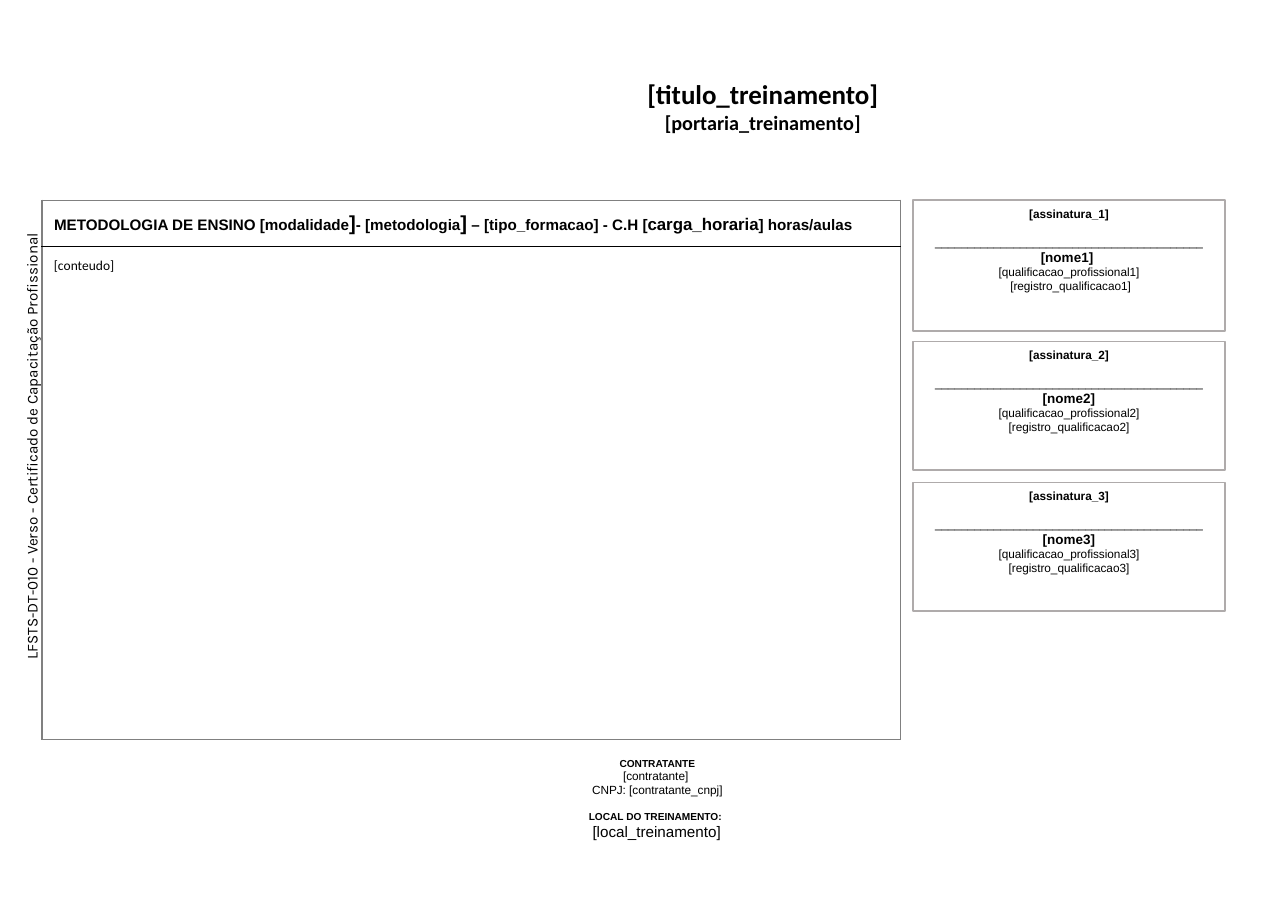
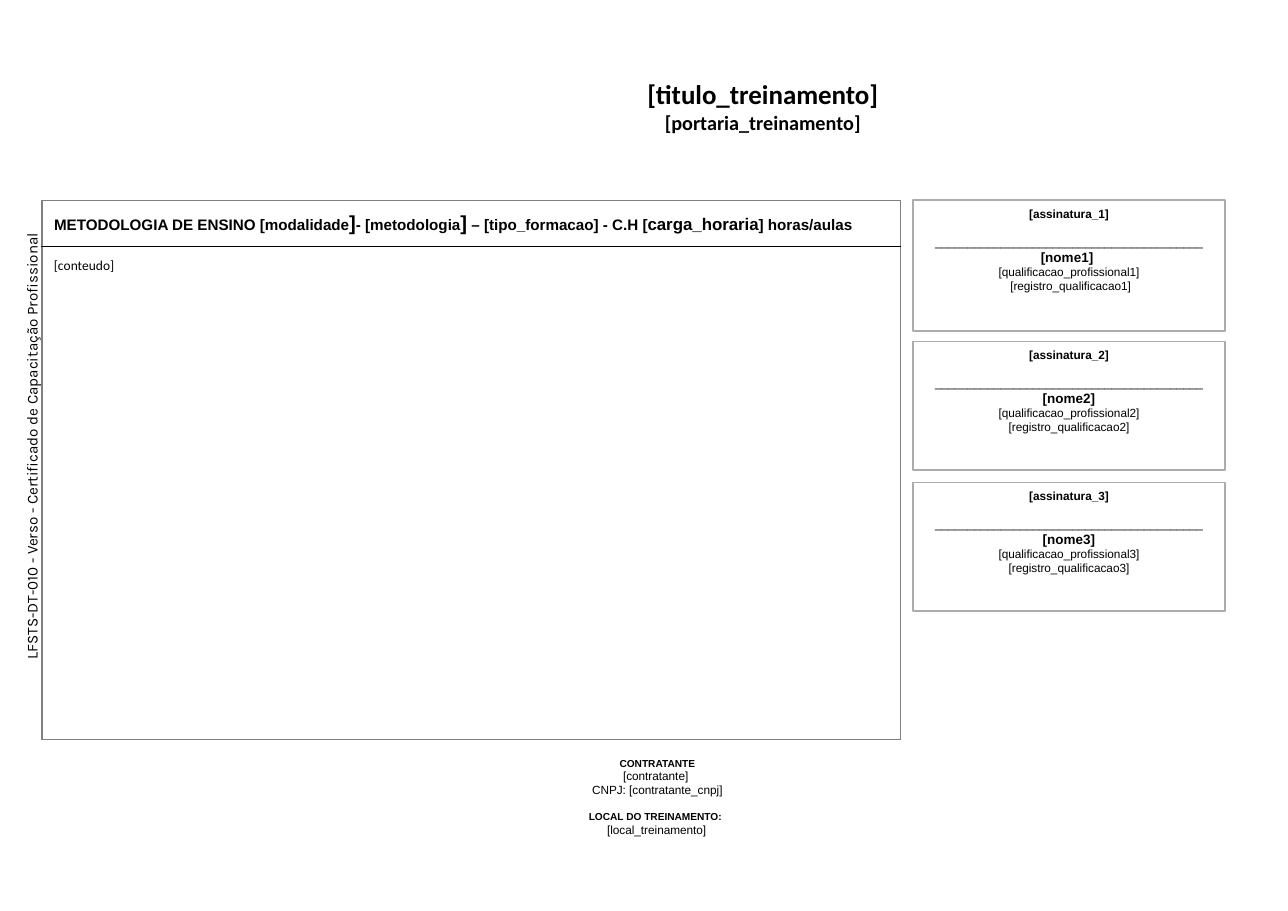
Before and after one commit to Programateca/lfsoares-front, a slide deck: slide 1 of public/templates/verso-3a-2coluna.pptx. Drawn at 1288x911 pixels with LibreOffice and Linux fonts; fonts in the diff are those of the drawing; background and template pictures are left out. Boxes give left, top, right and bottom in pixels: in the first picture for what was removed or moved away, otherwise in the second. Text is boxed around its words. In the diff, an @@ line names an element or a change of style, - is before the commit and + after.

```diff
--- a/public/templates/verso-3a-2coluna.pptx
+++ b/public/templates/verso-3a-2coluna.pptx
@@ text at (x1=607, y1=825, x2=706, y2=836): size 9 to 7 pt in "[local_treinamento]" @@
```
Also in this commit, not shown: 5 other files.
